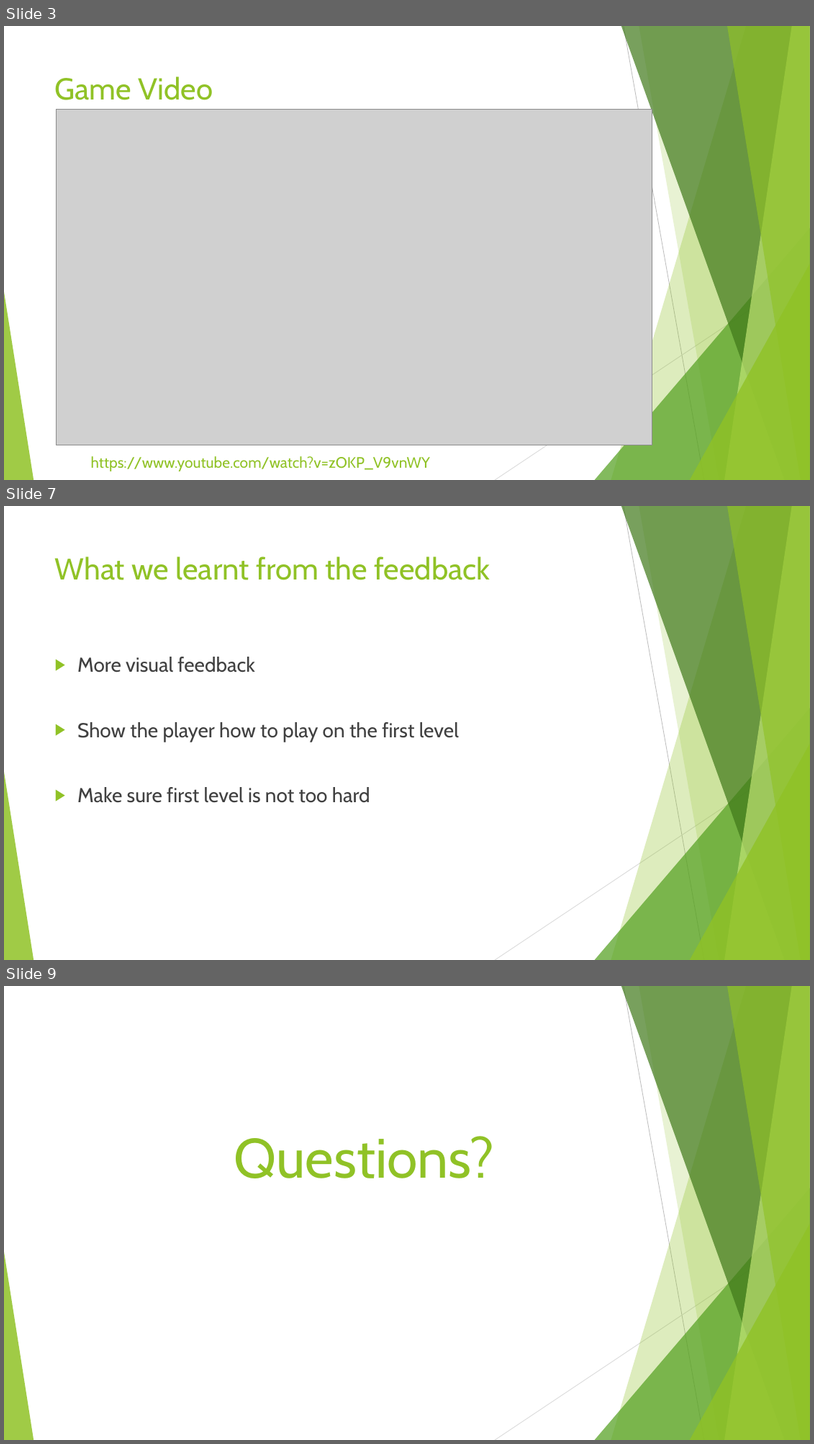
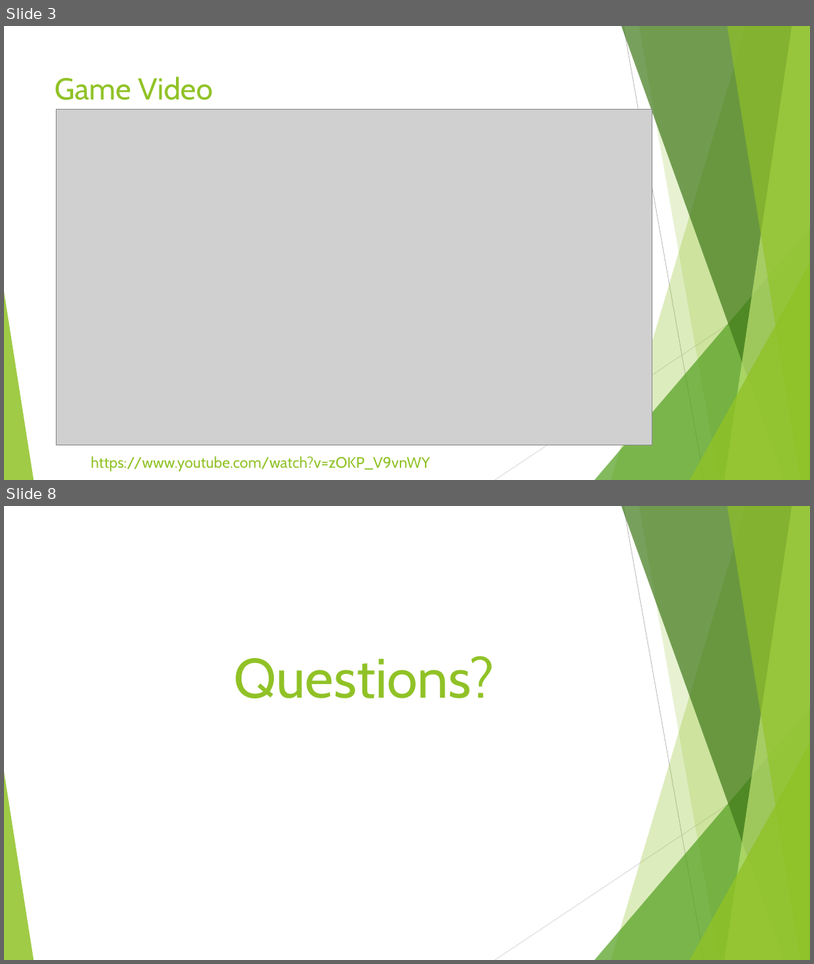
Before and after one commit to UoSGamesGroups/level-6-l6-group-5, a slide deck: Project Management/Pitches/Pitch 6.pptx. Shown one above the other, each under a label of ours: slides 3, 7 and 9 before the commit, slides 3 and 8 after it; the slides between them are not shown. The pictures are 814x1444 and 814x964 pixels, drawn with LibreOffice and Linux fonts; fonts in the diff are those of the drawing; grey boxes stand for pictures. Boxes give left, top, right and bottom in pixels: in the first picture for what was removed or moved away, otherwise in the second. Text is boxed around its words. In the diff, an @@ line names an element or a change of style, - is before the commit and + after.

```diff
--- a/Project Management/Pitches/Pitch 6.pptx
+++ b/Project Management/Pitches/Pitch 6.pptx
@@ slide 7 removed at [4, 506, 810, 960], background #FFFFFF; not listed: 10 template elements that a slide beside it also shows @@
@@ title removed at [55, 556, 490, 580] @@
-What we learnt from the feedback
@@ text removed at [77, 656, 459, 803] @@
-▶ More visual feedback
-▶ Show the player how to play on the first level
-▶ Make sure first level is not too hard
@@ what was slide 9 is now slide 8 @@
```
Also in this commit, not shown: 2 slides changed, 2 slides added, 2 other slides removed.
